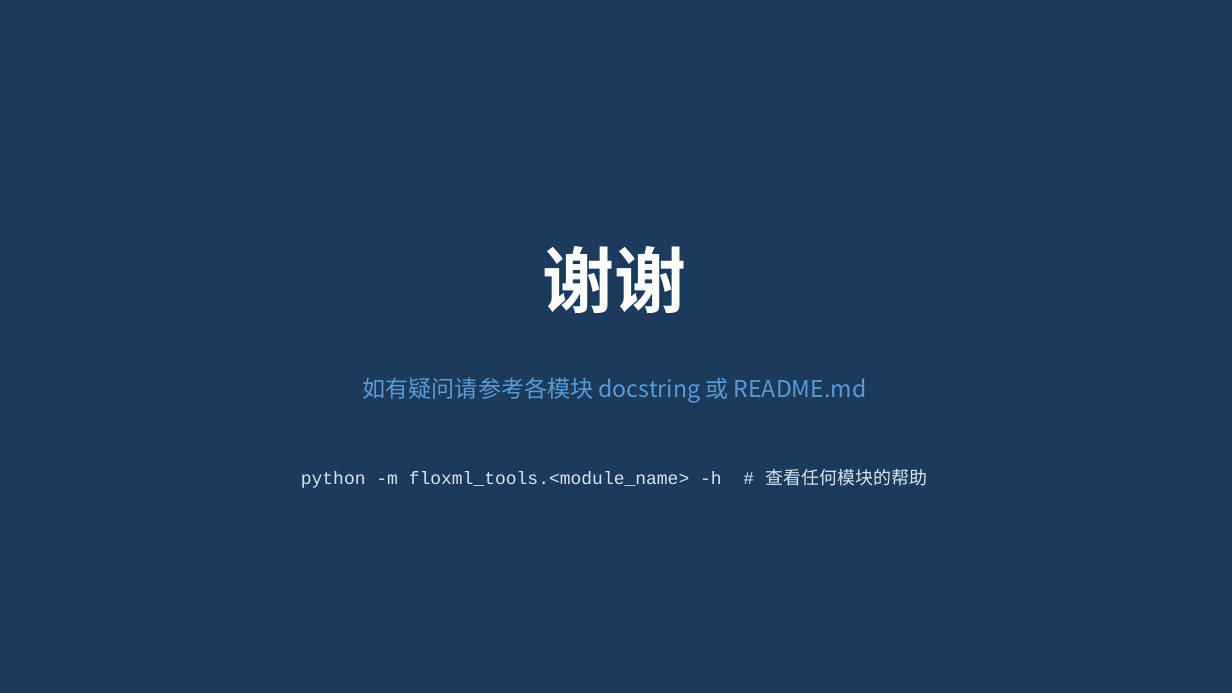
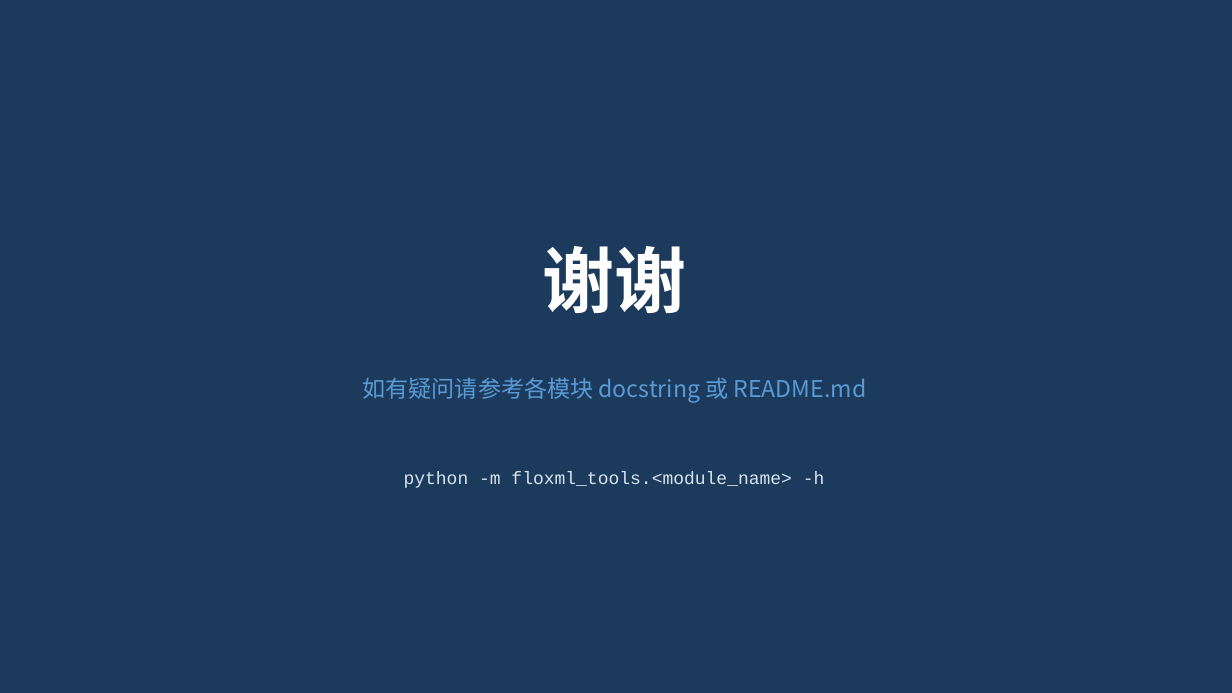
Before and after one commit to lixiekun/flotherm-automation, a slide deck: slide 13 of floxml_tools_工作交接.pptx (slide 17 before the commit). Drawn at 1232x693 pixels with LibreOffice and Linux fonts; fonts in the diff are those of the drawing. Boxes give left, top, right and bottom in pixels: in the first picture for what was removed or moved away, otherwise in the second. Text is boxed around its words. In the diff, an @@ line names an element or a change of style, - is before the commit and + after.

```diff
--- a/floxml_tools_工作交接.pptx
+++ b/floxml_tools_工作交接.pptx
@@ text at bbox=[404, 472, 825, 488]: text changed @@
-python -m floxml_tools.<module_name> -h # 查看任何模块的帮助
+python -m floxml_tools.<module_name> -h
```
Also in this commit, not shown: 5 other slides changed, 7 slides added, 11 slides removed, 1 other file.
